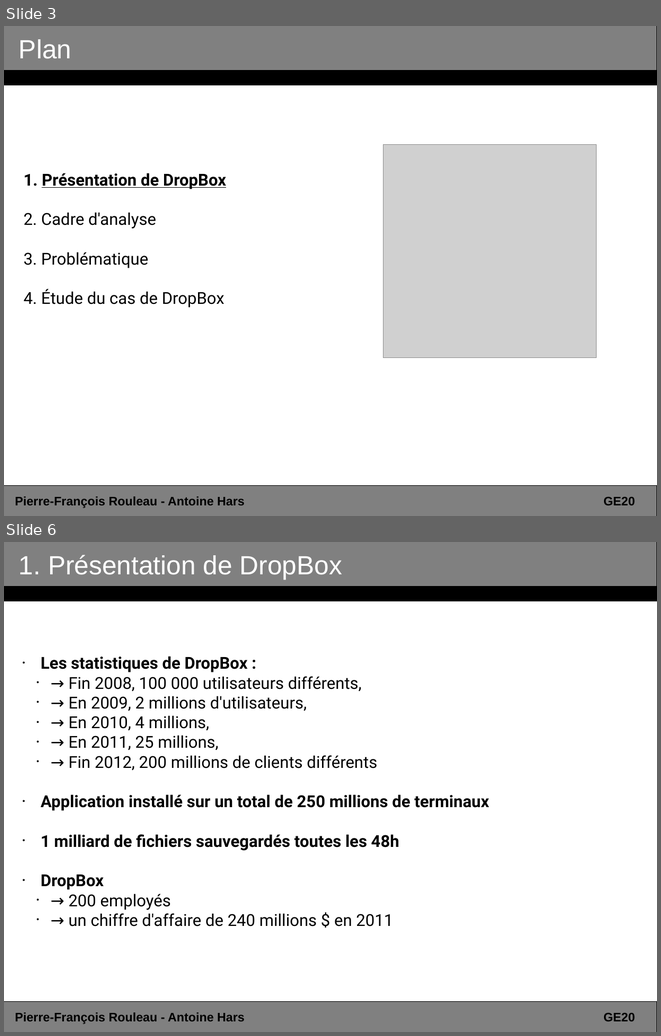
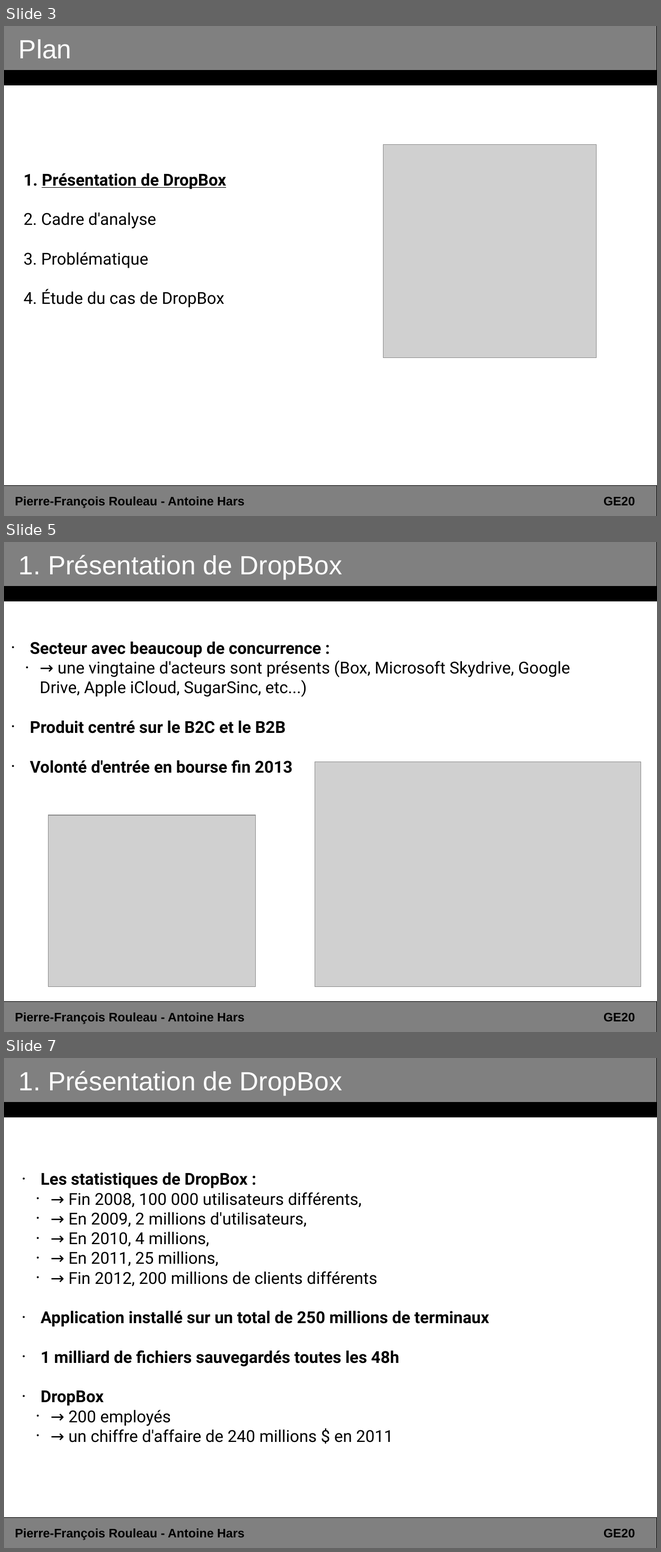
Before and after one commit to ahars/ge20, a slide deck: presentation_dropbox.odp. Shown one above the other, each under a label of ours: slides 3 and 6 before the commit, slides 3, 5 and 7 after it; the slides between them are not shown. The pictures are 661x1036 and 661x1552 pixels, drawn with LibreOffice and Linux fonts; fonts in the diff are those of the drawing; grey boxes stand for pictures. Boxes give left, top, right and bottom in pixels: in the first picture for what was removed or moved away, otherwise in the second. Text is boxed around its words. In the diff, an @@ line names an element or a change of style, - is before the commit and + after.

```diff
--- a/presentation_dropbox.odp
+++ b/presentation_dropbox.odp
@@ slide 5 added at (4,542,657,1032), background #FFFFFF @@
@@ rectangle added at (4,542,657,601), fill #808080, outline #000000 0 pt @@
@@ title added at (19,555,342,580), 32 pt, text #FFFFFF @@
+1. Présentation de DropBox
@@ rectangle added at (4,587,657,601), fill #000000, outline #000000 0 pt @@
@@ subtitle added at (30,641,570,773), 20 pt, text #000000 @@
+• Secteur avec beaucoup de concurrence :
+  • → une vingtaine d'acteurs sont présents (Box, Microsoft Skydrive, Google Drive, Apple iCloud, SugarSinc, etc...)
+• Produit centré sur le B2C et le B2B
+• Volonté d'entrée en bourse fin 2013
@@ picture added at (315,762,641,986) @@
@@ picture added at (49,815,256,986) @@
@@ rectangle added at (4,1001,657,1032), fill #808080, outline #000000 0 pt @@
@@ text added at (15,1012,245,1024), 15 pt, text #000000, bold @@
+Pierre-François Rouleau - Antoine Hars
@@ text added at (603,1013,635,1021), 15 pt, text #000000, bold @@
+GE20
@@ what was slide 6 is now slide 7 @@
```
Also in this commit, not shown: 8 slides changed.
